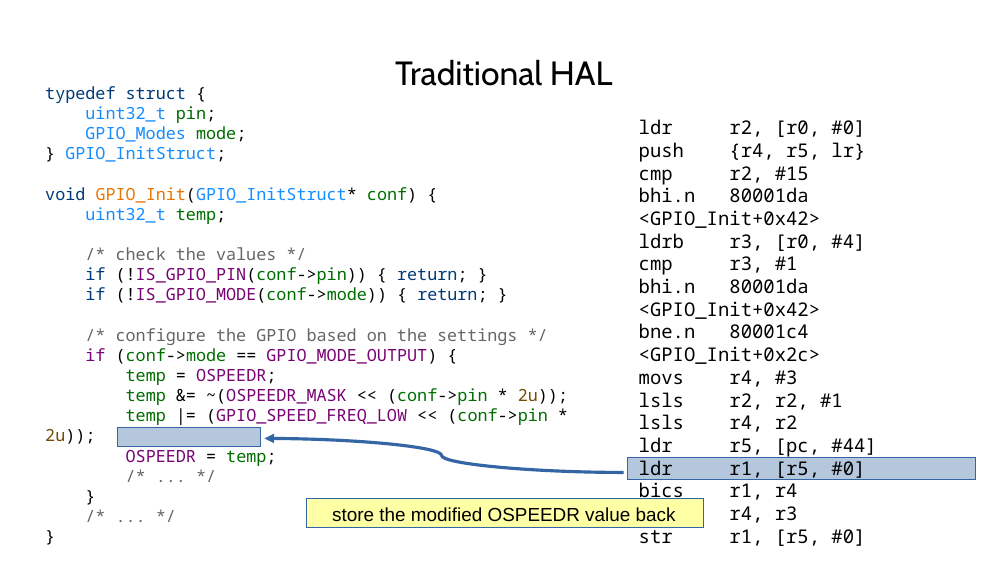
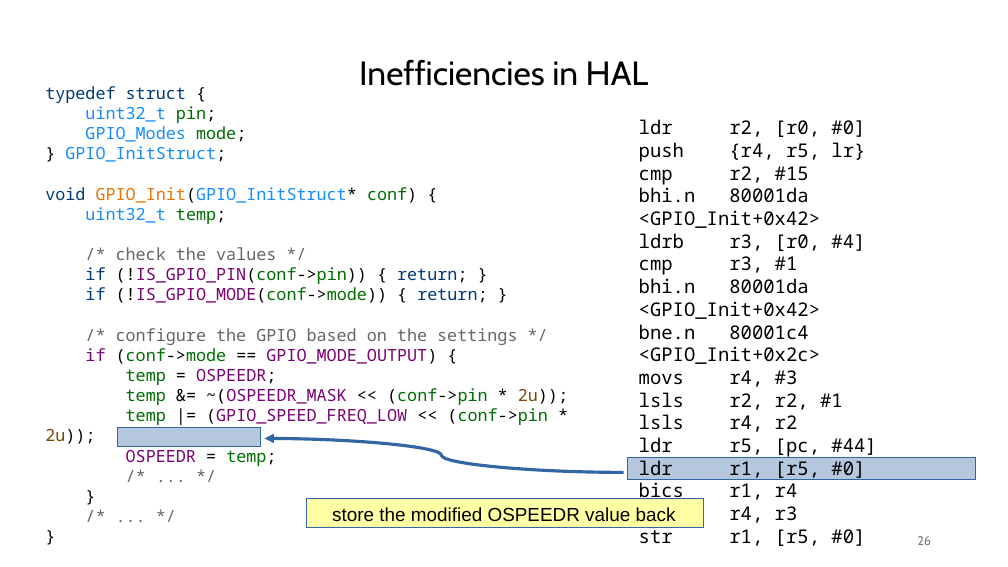
Before and after one commit to janos32783/cppcon_2024_cost_cpp_abstractions, a slide deck: slide 26 of presentation/cppcon.pptx. Drawn at 1008x567 pixels with LibreOffice and Linux fonts; fonts in the diff are those of the drawing. Boxes give left, top, right and bottom in pixels: in the first picture for what was removed or moved away, otherwise in the second. Text is boxed around its words. In the diff, an @@ line names an element or a change of style, - is before the commit and + after.

```diff
--- a/presentation/cppcon.pptx
+++ b/presentation/cppcon.pptx
@@ text at (359, 59, 649, 86): text changed @@
-Traditional HAL
+Inefficiencies in HAL
@@ page number added at (917, 536, 931, 545), 12 pt, text #787878 @@
+26
```
Also in this commit, not shown: 30 other slides changed, 7 slides added, 2 slides removed.
